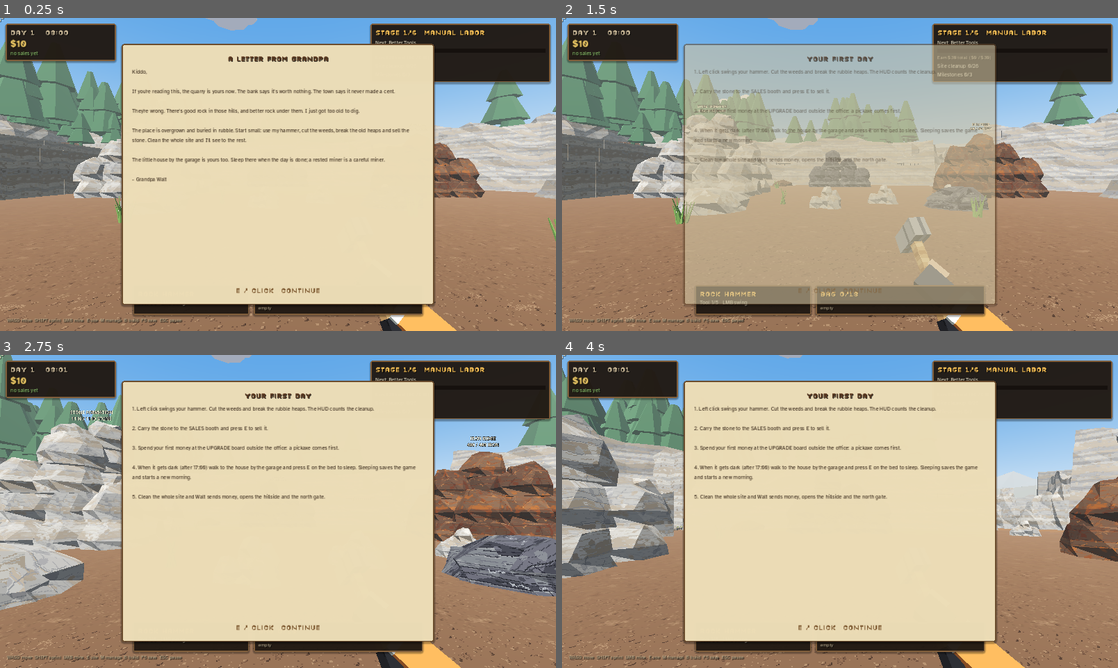
Above: before the commit, frames 1-4 (two rows, left to right).
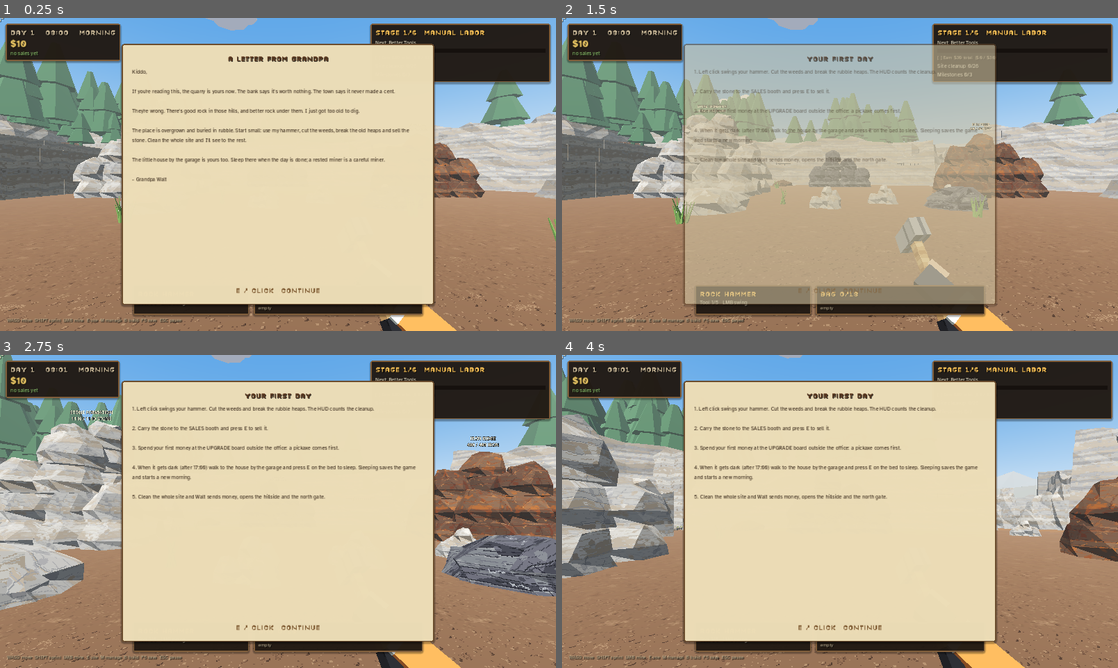
Above: after the commit, the same moments.

Repository: jafetmora79-lab/Quarry-Days
Game: Godot game, scene res://Main.tscn
Same seed, same stepped clock (60 frames per second), same inputs: the game is played once before the commit and once after it.
Inputs (mouse positions are in pixels of both pictures, inside the frame that each line leads up to):
- Up to frame 1 (0.25 s): no input
- Up to frame 2 (1.5 s): tap Enter at 0.5 s; move the mouse to (867, 174) at 0.52 s; hold Shift (sprint) 0.53-1.28 s; hold W (move_forward) from 0.53 s (still down); click (867, 174) at 0.67 s; tap Space at 0.77, 1.25 s; move the mouse to (812, 174) at 1.27 s; tap E (interact) at 1.35 s; click (812, 174) at 1.42 s
- Up to frame 3 (2.75 s): keep holding W (move_forward); tap Space at 1.52 s; tap Shift (sprint) at 1.55, 2.3 s; move the mouse to (289, 505) at 2.02 s; hold P (place_machine) from 2.03 s (still down); click (289, 505) at 2.17 s
- Up to frame 4 (4 s): keep holding W (move_forward); move the mouse to (834, 517) at 2.77 s; release P (place_machine) at 2.78 s; tap R (rotate_machine) at 2.85 s; click (834, 517) at 2.92 s; tap Space at 3.02, 3.77 s; tap Shift (sprint) at 3.05 s; move the mouse to (878, 514) at 3.52 s; hold Shift (sprint) from 3.53 s (still down); click (878, 514) at 3.67 s

The runs differ from the first frame. In frame 1, 0.2% of the frame differs, in the area x 14-22%, y 1-15%; in frame 2, 0.2%, in the area x 14-78%, y 1-15%; in frame 3, 0.2%; in frame 4, 0.2%.

Commit message:
HUD overhaul: day phase and curfew hint, requirement checklist, toast limits, milestone banners, badges, contextual hints
Co-Authored-By: Claude Sonnet 5.5 <noreply@anthropic.com>
Claude-Session: https://claude.ai/code/session_01BdFm1yVtnu8eVQTLcJwNBQ

Diff:
--- a/scripts/hud.gd
+++ b/scripts/hud.gd
@@ -11,6 +11,9 @@
 var time_label: Label
 var money_label: Label
 var income_label: Label
+var badge_label: Label
+var hint_text := "WASD move  SHIFT sprint  LMB mine  E use  M manage  B build  F5 save  ESC pause"
+var _income_override := ""
 var stage_label: Label
 var objective_label: Label
 var objective_bar: ProgressBar
@@ -97,6 +100,9 @@
 	v.add_child(money_label)
 	income_label = QuarryTheme.label("", QuarryTheme.BODY, QuarryTheme.GOOD)
 	v.add_child(income_label)
+	badge_label = QuarryTheme.label("", QuarryTheme.SMALL, QuarryTheme.DIM)   # deliveries waiting, unconnected belts
+	badge_label.autowrap_mode = TextServer.AUTOWRAP_WORD_SMART
+	v.add_child(badge_label)
 	# ---- top-right: objective
 	var tr := _panel(Control.PRESET_TOP_RIGHT)
 	tr.custom_minimum_size = Vector2(310, 0)
@@ -339,7 +345,21 @@
 
 ## Queued notification at the top centre. kind: unlock | sale | milestone | info | warn
 func toast(title: String, sub := "", kind := "info") -> void:
+	# the same message is never shown twice in a row, and the queue stays short: when it is full the oldest
+	# plain notices are dropped so a milestone is not stuck behind a pile of old news
+	for q in toast_queue:
+		if str(q[0]) == title:
+			return
+	if toast_active != null and str(toast_active.get_meta("title", "")) == title and toast_t < 1.5:
+		return
 	toast_queue.append([title, sub, kind])
+	while toast_queue.size() > 4:
+		var drop := -1
+		for i in range(toast_queue.size()):
+			if str(toast_queue[i][2]) in ["info", "sale", "warn"]:
+				drop = i
+				break
+		toast_queue.remove_at(drop if drop >= 0 else 0)
 
 func show_mining(text: String, fraction: float) -> void:
 	dura_label.text = text
@@ -391,13 +411,22 @@
 	money_label.text = QuarryTheme.money_text(int(round(shown_money)))
 	money_label.modulate = Color(1, 1, 1).lerp(Color(1.25, 1.2, 0.9), money_pulse)
 	var clock := int(st.clock_minutes)
-	time_label.text = "DAY %d   %02d:%02d" % [clock / 1440 + 1, (clock / 60) % 24, clock % 60]
+	var hr := (clock / 60) % 24
+	var phase_name := "NIGHT" if hr < 5 or hr >= 21 else "DAWN" if hr < 7 else "MORNING" if hr < 12 else "AFTERNOON" if hr < 17 else "EVENING"
+	time_label.text = "DAY %d   %02d:%02d   %s" % [clock / 1440 + 1, hr, clock % 60, phase_name]
+	time_label.add_theme_color_override("font_color", QuarryTheme.WARN if hr >= 20 or hr < 5 else QuarryTheme.DIM)
 	while not income_log.is_empty() and _now - float(income_log[0][0]) > 60.0:
 		income_log.pop_front()
 	var per_min := 0
 	for e in income_log:
 		per_min += int(e[1])
-	income_label.text = ("+%s / min" % QuarryTheme.money_text(per_min)) if per_min > 0 else "no sales yet" if st.earned <= 0 else ""
+	if (hr >= 20 or hr < 5) and game.prog.story["intro_seen"]:
+		income_label.text = "Day ends at %02d:00 - head home to sleep" % int(game.prog.cfg.get("home", {}).get("curfew_hour", 22.0))
+		income_label.add_theme_color_override("font_color", QuarryTheme.WARN)
+	else:
+		income_label.text = ("+%s / min" % QuarryTheme.money_text(per_min)) if per_min > 0 else "no sales yet" if st.earned <= 0 else ""
+		income_label.add_theme_color_override("font_color", QuarryTheme.GOOD)
+	hint_label.text = hint_text
 	# message fade
 	message_timer = maxf(0.0, message_timer - delta)
 	message_label.modulate.a = clampf(message_timer / 0.4, 0.0, 1.0)
@@ -445,8 +474,9 @@
 		var detail := []
 		for r in reqs:
 			frac = minf(frac, float(r[1]) / maxf(0.0001, float(r[2])))
-			if float(r[1]) < float(r[2]):
-				detail.append("%s  (%s)" % [r[0], _amount(r)])
+			var done_r := float(r[1]) >= float(r[2]) - 0.00001
+			# a full checklist: finished requirements stay visible and ticked, so progress is never a surprise
+			detail.append("%s %s%s" % ["[x]" if done_r else "[ ]", r[0], "" if done_r else "  (%s)" % _amount(r)])
 		objective_label.text = "Next: %s" % str(info["title"])
 		objective_bar.value = clampf(frac, 0.0, 1.0)
 		objective_detail.text = "\n".join(detail) if not detail.is_empty() else "Ready!"
@@ -456,6 +486,14 @@
 		objective_bar.value = prog.cleared_fraction(prog.formation_ids())
 		objective_detail.text = "Quarry excavated: %d%%" % int(objective_bar.value * 100.0)
 	status_label.text = game.hud_status_text()
+	var badge_lines := []
+	var warn := false
+	for b in game.hud_badges():
+		badge_lines.append(str(b[0]))
+		warn = warn or bool(b[1])
+	badge_label.text = "\n".join(badge_lines)
+	badge_label.visible = not badge_lines.is_empty()
+	badge_label.add_theme_color_override("font_color", QuarryTheme.WARN if warn else QuarryTheme.DIM)
 
 func _amount(r: Array) -> String:
 	if str(r[0]).begins_with("Earn"):
@@ -496,11 +534,14 @@
 	if toast_active == null and not toast_queue.is_empty():
 		var item: Array = toast_queue.pop_front()
 		toast_active = _make_toast(str(item[0]), str(item[1]), str(item[2]))
+		toast_active.set_meta("title", str(item[0]))
+		toast_active.set_meta("kind", str(item[2]))
 		toast_t = 0.0
 	if toast_active == null:
 		return
 	toast_t += delta
-	var life := 3.2 if toast_queue.is_empty() else 2.0
+	var big := str(toast_active.get_meta("kind", "")) == "milestone"
+	var life := (4.8 if big else 3.2) if toast_queue.is_empty() else (3.0 if big else 2.0)   # milestones linger
 	var a_in := clampf(toast_t / 0.25, 0.0, 1.0)
 	var a_out := clampf((life - toast_t) / 0.35, 0.0, 1.0)
 	var e := 1.0 - pow(1.0 - a_in, 3.0)
@@ -517,7 +558,7 @@
 	p.add_theme_stylebox_override("panel", QuarryTheme.panel_box(QuarryTheme.BG, border, 10, 3))
 	toast_root.add_child(p)
 	var v := _vbox(p, 1)
-	var t := QuarryTheme.label(title.to_upper(), 12, border, true)
+	var t := QuarryTheme.label(title.to_upper(), 16 if kind == "milestone" else 12, border, true)
 	t.horizontal_alignment = HORIZONTAL_ALIGNMENT_CENTER
 	v.add_child(t)
 	if sub != "":
--- a/scripts/main.gd
+++ b/scripts/main.gd
@@ -1258,6 +1258,7 @@
 	if placement:
 		prompt = "PLACE %s: %s | LMB place | R rotate | G grid %s | Esc cancel%s" % [placement_kind.replace("output","output storage").to_upper(), "VALID" if ghost_valid else "BLOCKED", "on" if grid_snap else "off", placement_hint]
 	hud.set_prompt(prompt)
+	hud.hint_text = _hint_text()
 	hud.tutorial = tutorial_visible and not driving
 	hud_refresh_t -= delta
 	if hud_refresh_t <= 0.0:
@@ -3327,6 +3328,36 @@
 	Input.mouse_mode = Input.MOUSE_MODE_VISIBLE
 
 ## One line per production fact for the HUD (only what is really happening).
+## The bottom key hint follows what the player is doing.
+func _hint_text() -> String:
+	if driving:
+		return "WASD drive  Mouse look  Space brake  R recover  E exit vehicle"
+	if placement:
+		return "LMB place  R rotate  G grid snap  Esc cancel"
+	if construction:
+		return "LMB select a machine  B move  X sell  Esc leave construction"
+	return "WASD move  SHIFT sprint  LMB mine  E use  M manage  B build  F5 save  ESC pause"
+
+## Small status lines under the clock: deliveries waiting in the construction inventory, vehicles on their way, belts
+## that are not connected at both ends.
+func hud_badges() -> Array:
+	var lines := []
+	var n := 0
+	for k in business.inventory:
+		n += int(business.inventory[k])
+	if n > 0:
+		lines.append(["%d delivered machine%s waiting - place %s from the order screen" % [n, "" if n == 1 else "s", "it" if n == 1 else "them"], false])
+	if delivery and not delivery.jobs.is_empty():
+		lines.append(["%d vehicle%s arriving" % [delivery.jobs.size(), "" if delivery.jobs.size() == 1 else "s"], false])
+	var loose := 0
+	for i in range(business.links.size()):
+		var l: Dictionary = business.links[i]
+		if l.get("src", {}).is_empty() or l.get("dst", {}).is_empty():
+			loose += 1
+	if loose > 0:
+		lines.append(["%d belt%s not connected at both ends" % [loose, "" if loose == 1 else "s"], true])
+	return lines
+
 func hud_status_text() -> String:
 	var lines := []
 	if prog.cleanup_active():
--- /dev/null
+++ b/tests/test_hud.gd
@@ -0,0 +1,99 @@
+extends SceneTree
+## HUD overhaul: day phase and curfew hint, requirement checklist, toast de-duplication and queue limit, milestone
+## banners, delivery and belt badges, contextual key hints.   godot --headless --fixed-fps 60 -s tests/test_hud.gd
+
+var checks := 0
+var failures := []
+
+func check(c: bool, label: String) -> void:
+	checks += 1
+	if not c:
+		failures.append(label)
+		printerr("FAIL: " + label)
+	else:
+		print("PASS: " + label)
+
+func _initialize() -> void:
+	call_deferred("run")
+
+func frames(n: int) -> void:
+	for i in range(n):
+		await physics_frame
+
+func run() -> void:
+	var game = load("res://Main.tscn").instantiate()
+	game.autosave_enabled = false
+	game.curfew_enabled = false
+	root.add_child(game)
+	await process_frame
+	await frames(4)
+	game.hud.close_card()
+	await process_frame
+	game.hud.close_card()
+	await process_frame
+	var hud = game.hud
+	# ---- A: clock
+	game.state.clock_minutes = 10.0 * 60.0
+	await frames(3)
+	await process_frame
+	check(hud.time_label.text.contains("MORNING"), "A the clock names the part of the day (%s)" % hud.time_label.text)
+	game.state.clock_minutes = 20.5 * 60.0
+	await frames(3)
+	await process_frame
+	check(hud.time_label.text.contains("EVENING") or hud.time_label.text.contains("NIGHT"), "A in the evening it says so")
+	check(hud.income_label.text.contains("22:00"), "A and warns that the day ends at 22:00 (%s)" % hud.income_label.text)
+	game.state.clock_minutes = 9.0 * 60.0
+	await frames(3)
+	await process_frame
+	check(not hud.income_label.text.contains("22:00"), "A the warning goes away in the morning")
+	# ---- B: checklist
+	hud.refresh_panels()
+	check(hud.objective_detail.text.contains("[ ]") or hud.objective_detail.text.contains("[x]"), "B the objective is a checklist (%s)" % hud.objective_detail.text.replace("\n", " | "))
+	game.state.earned = 100000
+	hud.refresh_panels()
+	check(hud.objective_detail.text.contains("[x]"), "B finished requirements are ticked and stay visible")
+	# ---- C: toasts
+	hud.toast_queue.clear()
+	hud.toast_active = null
+	hud.toast("Same", "a", "info")
+	hud.toast("Same", "b", "info")
+	check(hud.toast_queue.size() == 1, "C an identical notice is not queued twice")
+	for i in range(8):
+		hud.toast("News %d" % i, "x", "info")
+	check(hud.toast_queue.size() <= 4, "C the queue stays short (%d)" % hud.toast_queue.size())
+	hud.toast("Milestone: Test", "big news", "milestone")
+	var has_ms := false
+	for q in hud.toast_queue:
+		if str(q[2]) == "milestone":
+			has_ms = true
+	check(has_ms, "C a milestone is never pushed out by older news")
+	hud.toast_queue.clear()
+	hud.toast("Milestone: Show", "banner", "milestone")
+	await process_frame
+	await process_frame
+	check(hud.toast_active != null and str(hud.toast_active.get_meta("kind")) == "milestone", "C a milestone gets its own banner")
+	var t0: float = hud.toast_t
+	await frames(200)
+	check(hud.toast_active != null, "C and it lingers longer than a normal notice (%.1f s on screen)" % hud.toast_t)
+	# ---- D: badges
+	var badges: Array = game.hud_badges()
+	check(badges.is_empty(), "D no badges when nothing is pending")
+	game.business.inventory["crusher"] = 1
+	check(game.hud_badges().size() == 1 and str(game.hud_badges()[0][0]).contains("delivered"), "D a delivered machine waiting shows a badge")
+	game.business.inventory.clear()
+	var bi: int = game.business.add_conveyor(Vector3(6, 0, 7), 0.0, "straight")
+	game.business.compute_links()
+	var b2: Array = game.hud_badges()
+	check(b2.size() == 1 and bool(b2[0][1]) and str(b2[0][0]).contains("not connected"), "D a belt that connects to nothing shows a warning")
+	hud.refresh_panels()
+	check(hud.badge_label.visible and hud.badge_label.text.contains("belt"), "D and it is on the HUD")
+	# ---- E: hints
+	check(game._hint_text().contains("WASD move"), "E the default key hint")
+	game.placement = true
+	check(game._hint_text().contains("rotate"), "E placing a machine shows the placement keys")
+	game.placement = false
+	game.construction = true
+	check(game._hint_text().contains("construction"), "E construction mode has its own hint")
+	game.construction = false
+	print("RESULT: %d checks, %d failures" % [checks, failures.size()])
+	quit(1 if failures.size() > 0 else 0)
